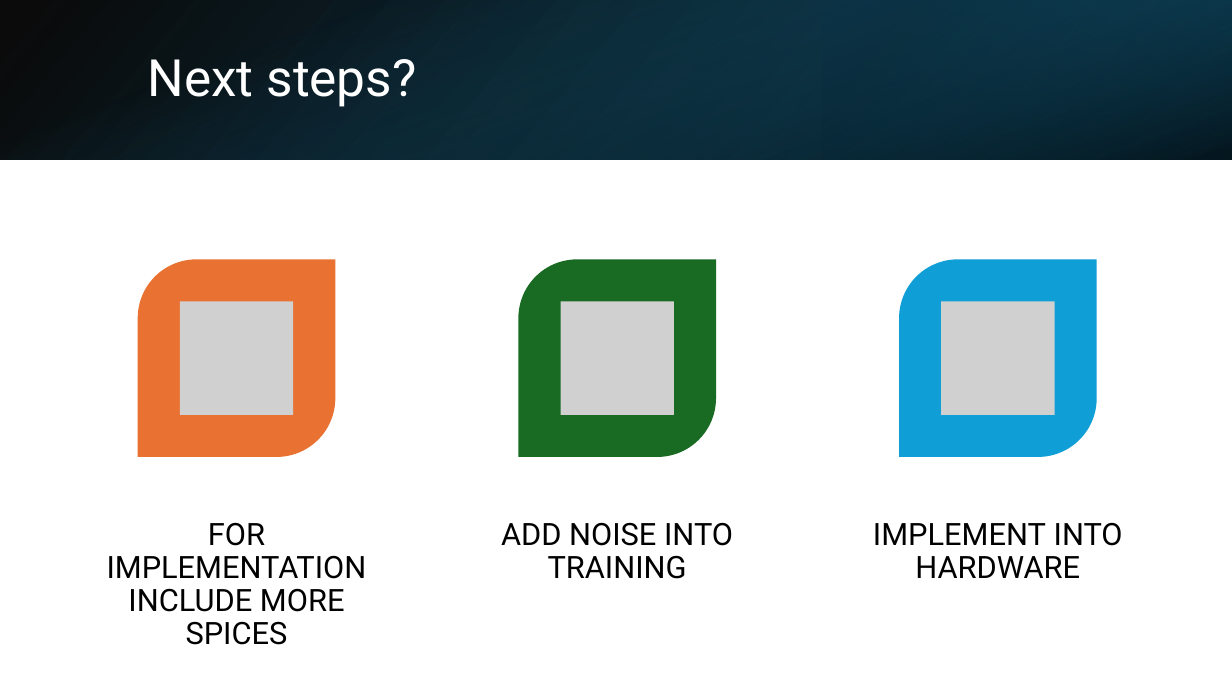
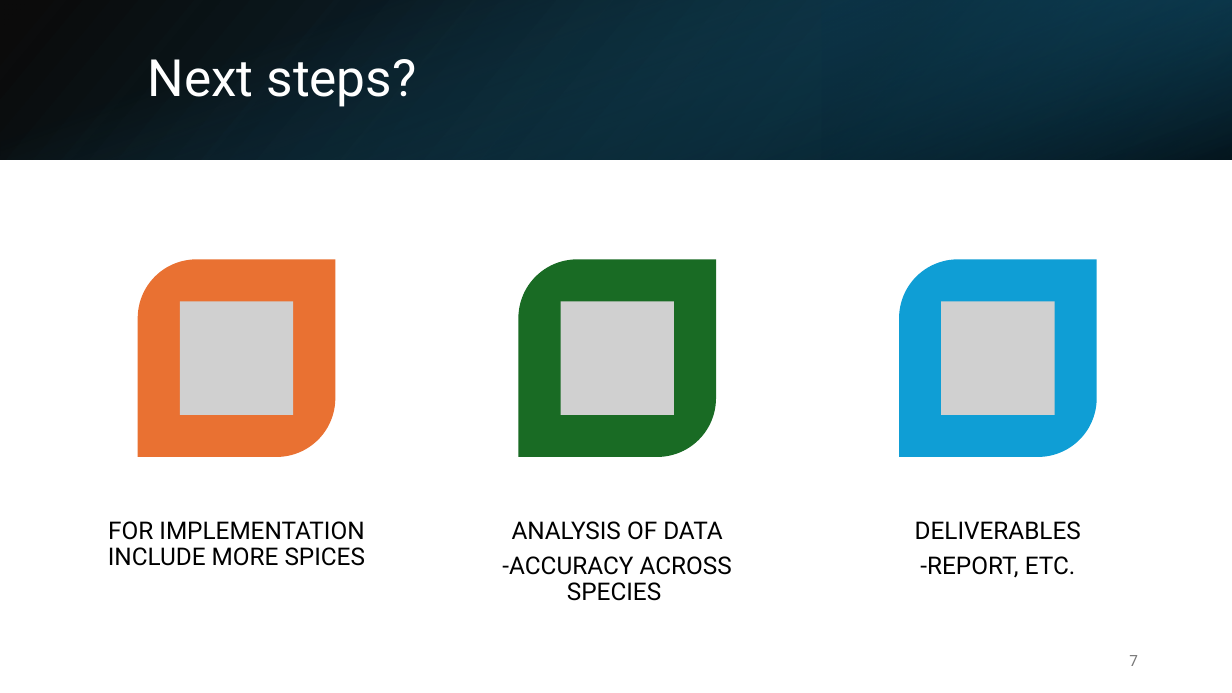
Before and after one commit to Mircea-s-classes/ai-hardware-project-proposal-ai-hardware-alligator, a slide deck: slide 7 of presentations/MTP.pptx (slide 6 before the commit). Drawn at 1232x693 pixels with LibreOffice and Linux fonts; fonts in the diff are those of the drawing; grey boxes stand for pictures. Boxes give left, top, right and bottom in pixels: in the first picture for what was removed or moved away, otherwise in the second. Text is boxed around its words. In the diff, an @@ line names an element or a change of style, - is before the commit and + after.

```diff
--- a/presentations/MTP.pptx
+++ b/presentations/MTP.pptx
@@ text "FOR IMPLEMENTATION INCLUDE MORE SPICES" at (x1=108, y1=521, x2=365, y2=566): size 24 to 19 pt; less space between paragraphs @@
@@ text at (x1=502, y1=521, x2=732, y2=601): text changed; size 24 to 19 pt @@
-ADD NOISE INTO TRAINING
+ANALYSIS OF DATA
+-ACCURACY ACROSS SPECIES
@@ text at (x1=915, y1=521, x2=1081, y2=578): text changed; size 24 to 19 pt @@
-IMPLEMENT INTO HARDWARE
+DELIVERABLES
+-REPORT, ETC.
@@ page number added at (x1=1129, y1=655, x2=1138, y2=666), 12 pt, text #797979 @@
+7
```
Also in this commit, not shown: 5 other slides changed, 1 slide added.
